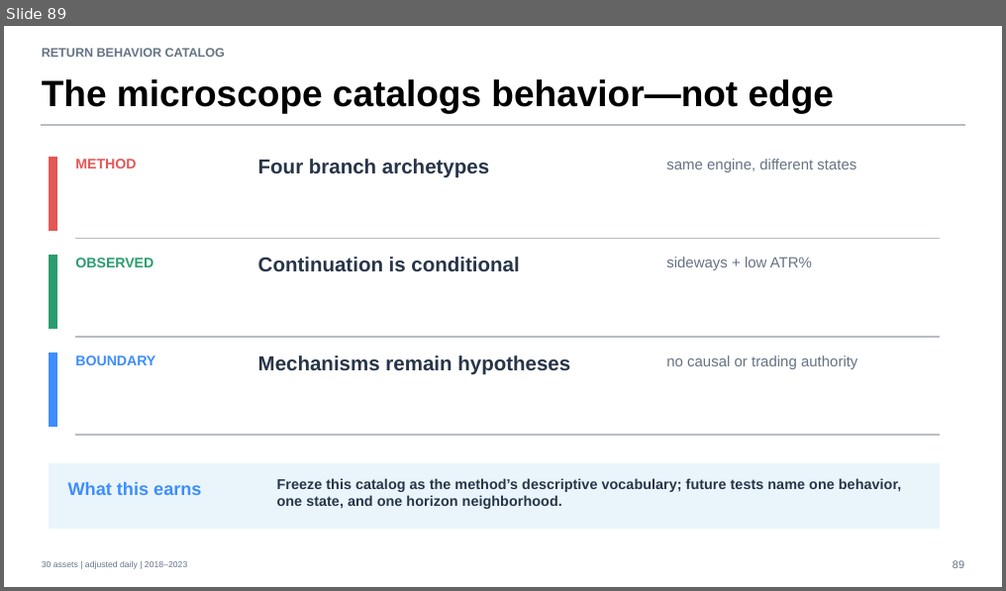
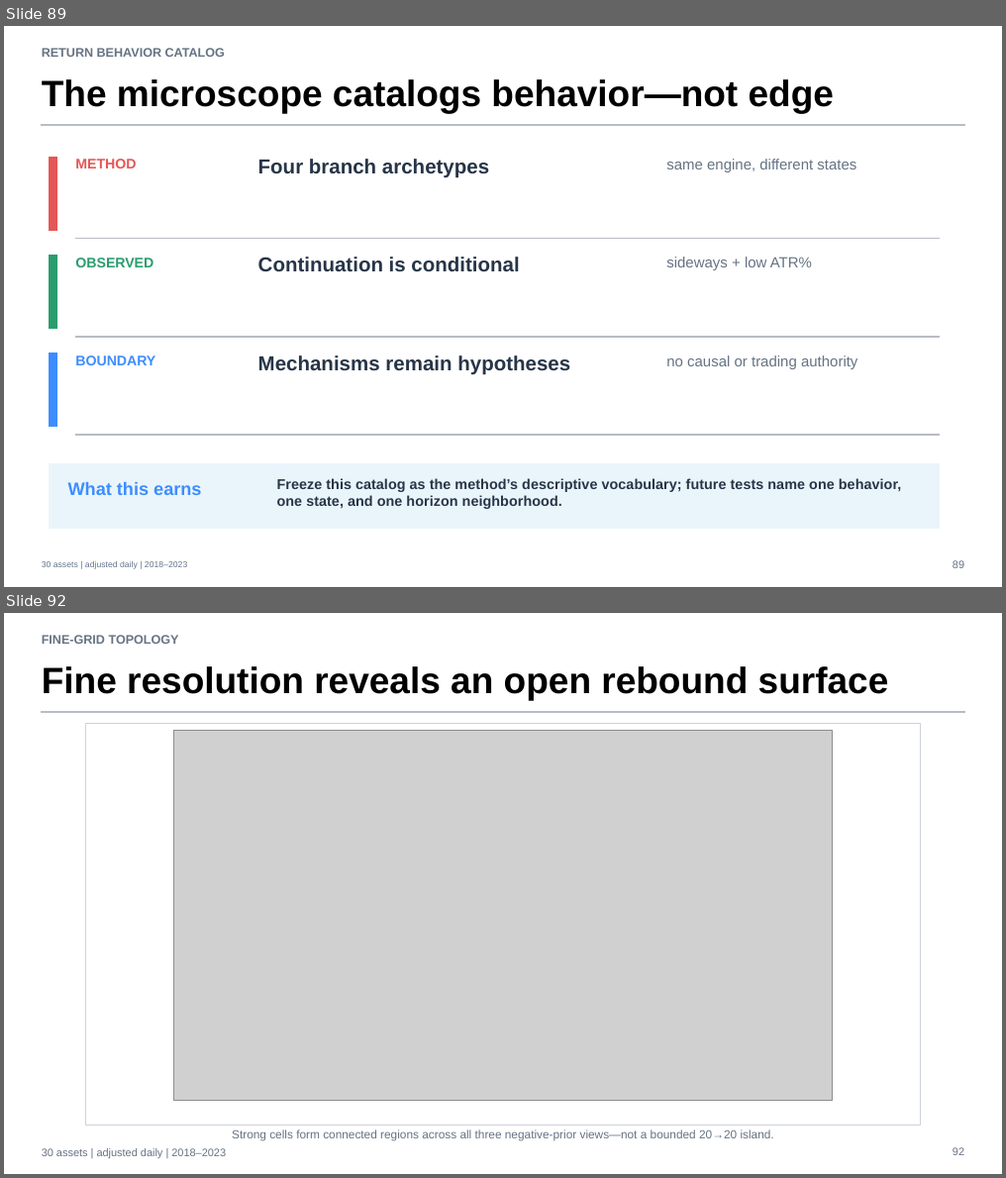
Before and after one commit to Francisc0Franc0/Time-Series-Modeling-Gen5, a slide deck: operator_hypothesis_lab/presentations/tsla_descriptive_microscope_evidence.pptx. Shown one above the other, each under a label of ours: slide 89 before the commit, slides 89 and 92 after it; the slides between them are not shown. The pictures are 1006x591 and 1006x1178 pixels, drawn with LibreOffice and Linux fonts; fonts in the diff are those of the drawing; grey boxes stand for pictures. Boxes give left, top, right and bottom in pixels: in the first picture for what was removed or moved away, otherwise in the second. Text is boxed around its words. In the diff, an @@ line names an element or a change of style, - is before the commit and + after.

Commit message:
Map loss-rebound fine-grid topology

```diff
--- a/operator_hypothesis_lab/presentations/tsla_descriptive_microscope_evidence.pptx
+++ b/operator_hypothesis_lab/presentations/tsla_descriptive_microscope_evidence.pptx
@@ slide 92 added at box(4, 613, 1002, 1174), background #FFFFFF @@
@@ text added at box(42, 635, 179, 644), 12 pt, text #667384, bold @@
+FINE-GRID TOPOLOGY
@@ text added at box(42, 666, 889, 700), 35.2 pt, text #000000, bold @@
+Fine resolution reveals an open rebound surface
@@ rectangle added at box(42, 711, 964, 713), fill #B8BCC4, outline #B8BCC4 0 pt @@
@@ rectangle added at box(85, 724, 921, 1125), fill #FFFFFF, outline #CDD3DA 0.75 pt @@
@@ picture added at box(174, 730, 833, 1100) @@
@@ text added at box(232, 1130, 774, 1142), 11.2 pt, text #667384 @@
+Strong cells form connected regions across all three negative-prior views—not a bounded 20→20 island.
@@ text added at box(42, 1149, 226, 1158), 10.5 pt, text #667384 @@
+30 assets | adjusted daily | 2018–2023
@@ text added at box(952, 1148, 964, 1156), 10.5 pt, text #667384 @@
+92
```
Also in this commit, not shown: 7 other slides added, 6 other files.
